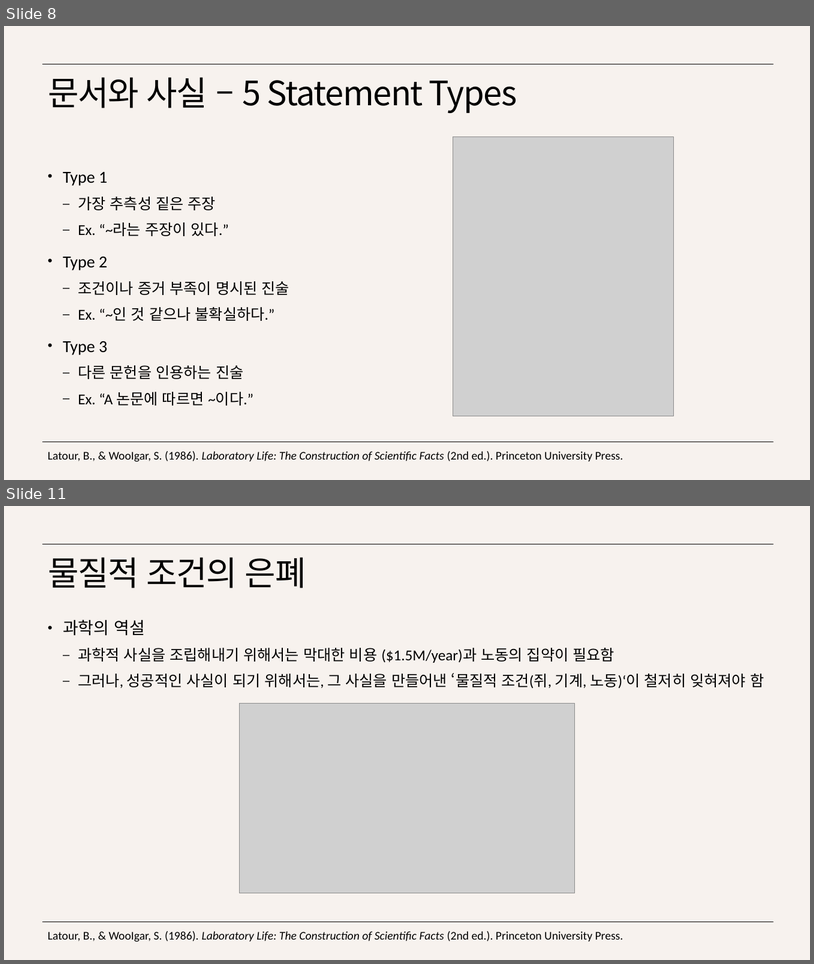
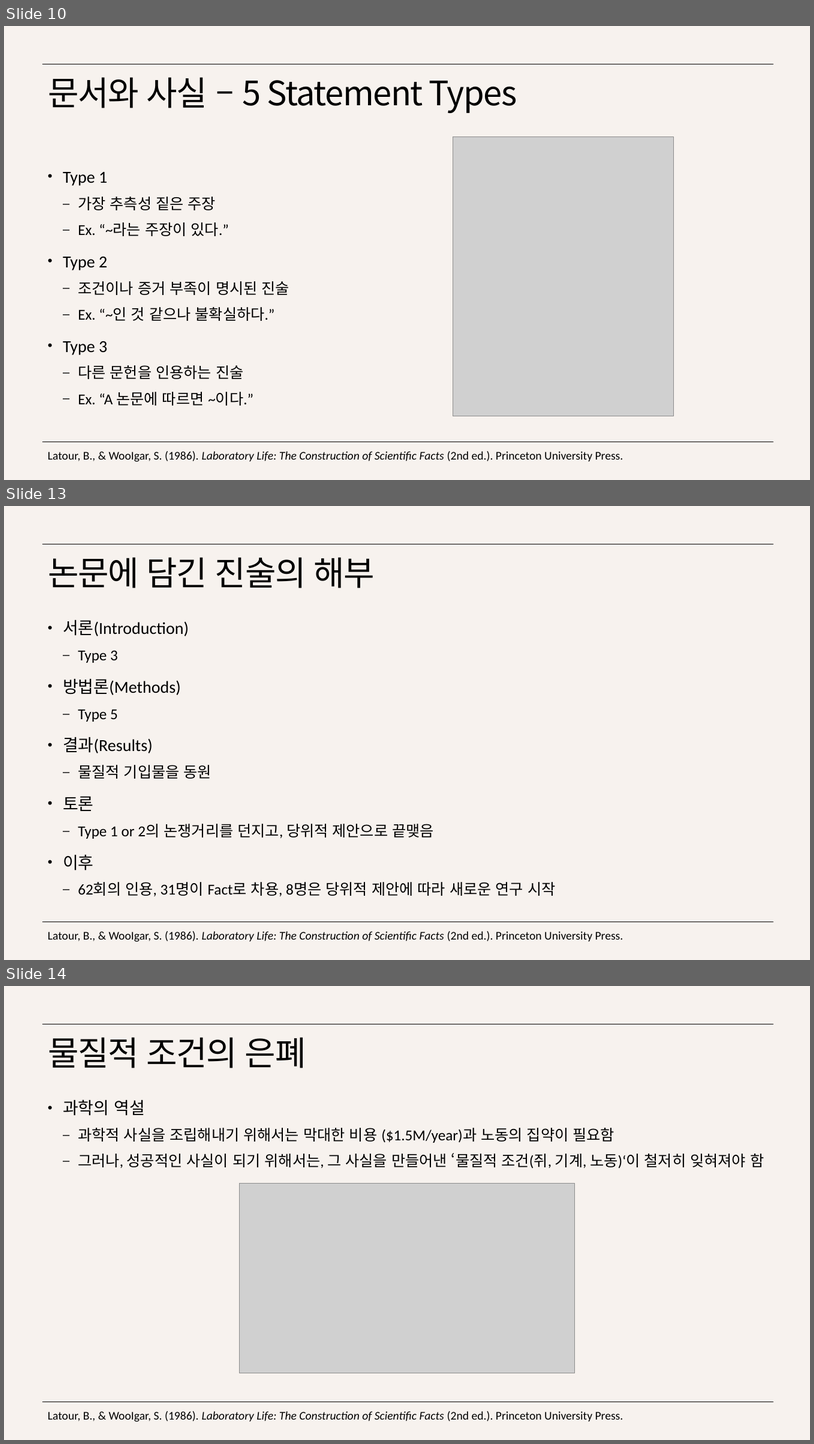
Before and after one commit to SongJongbeen/26-1, a slide deck: sos672/wk11_0514/발제/11주차 발제.pptx. Shown one above the other, each under a label of ours: slides 8 and 11 before the commit, slides 10, 13 and 14 after it; the slides between them are not shown. The pictures are 814x964 and 814x1444 pixels, drawn with LibreOffice and Linux fonts; fonts in the diff are those of the drawing; grey boxes stand for pictures. Boxes give left, top, right and bottom in pixels: in the first picture for what was removed or moved away, otherwise in the second. Text is boxed around its words. In the diff, an @@ line names an element or a change of style, - is before the commit and + after.

```diff
--- a/sos672/wk11_0514/발제/11주차 발제.pptx
+++ b/sos672/wk11_0514/발제/11주차 발제.pptx
@@ slide 13 added at <box>4,506,810,960</box>, background #F7F2EE; not listed: 2 template elements that a slide beside it also shows @@
@@ title added at <box>48,557,375,588</box>, 40 pt, text #000000 @@
+논문에 담긴 진술의 해부
@@ text added at <box>63,619,555,896</box>, 18 pt, text #000000 @@
+• 서론(Introduction)
+  – Type 3
+• 방법론(Methods)
+  – Type 5
+• 결과(Results)
+  – 물질적 기입물을 동원
+• 토론
+  – Type 1 or 2의 논쟁거리를 던지고, 당위적 제안으로 끝맺음
+• 이후
+  – 62회의 인용, 31명이 Fact로 차용, 8명은 당위적 제안에 따라 새로운 연구 시작
@@ text added at <box>48,931,624,942</box>, 14 pt, text #000000 @@
+Latour, B., & WooIgar, S. (1986). Laboratory Life: The Construction of Scientific Facts (2nd ed.). Princeton University Press.
@@ what was slide 8 is now slide 10 @@
@@ what was slide 11 is now slide 14 @@
```
Also in this commit, not shown: 2 slides changed, 2 other slides added, 3 other files.
